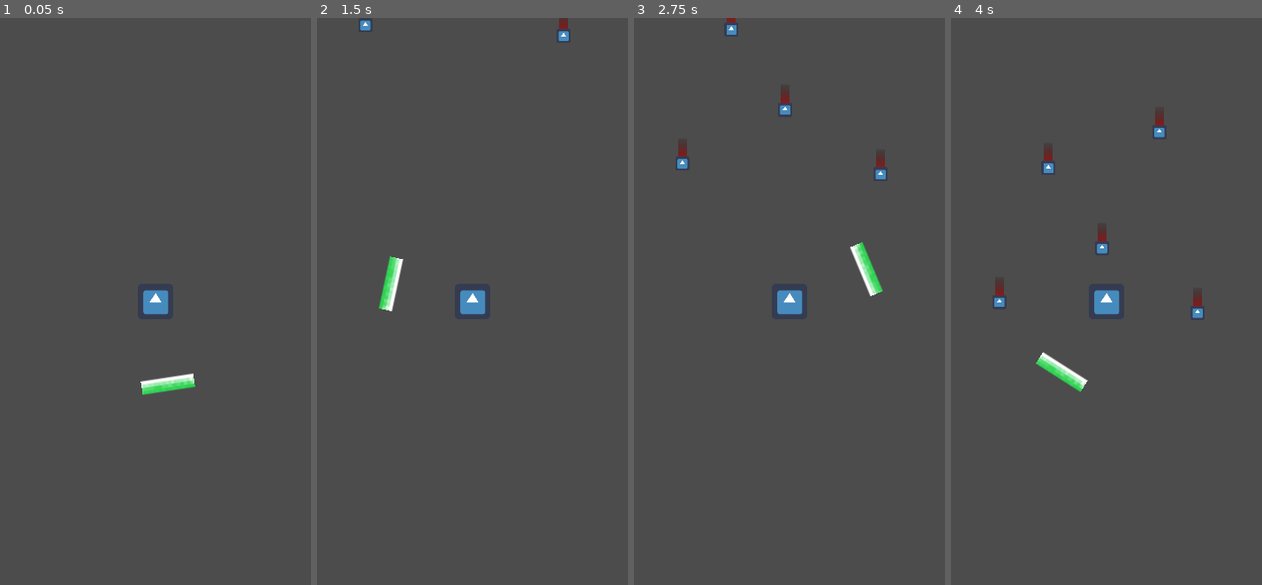
Above: before the commit, frames 1-4 (left to right).
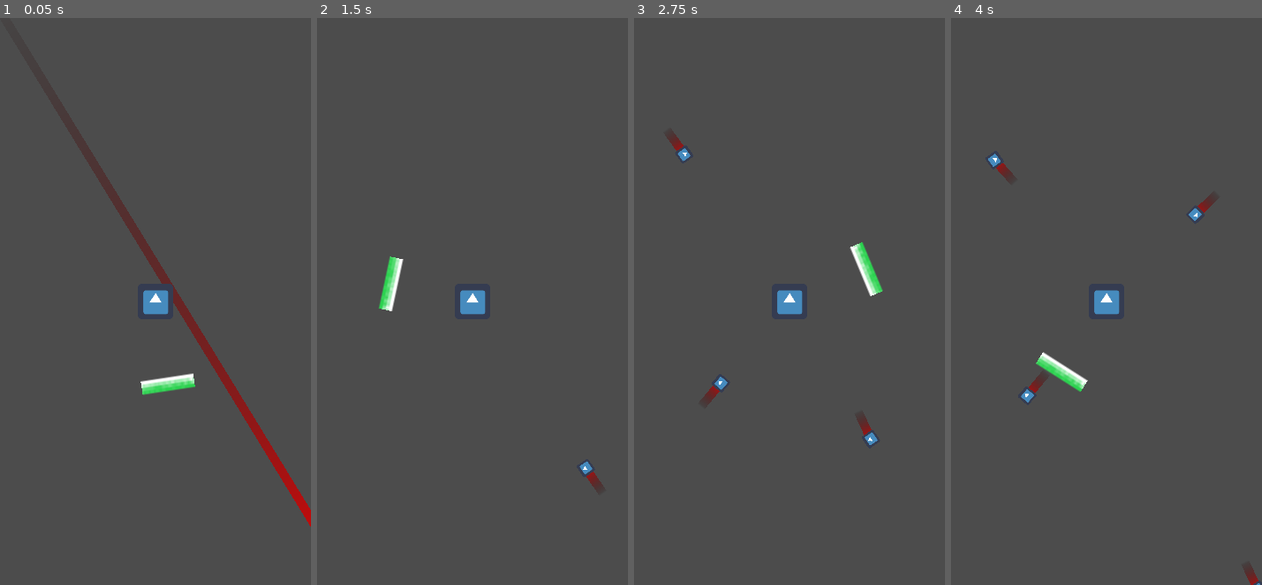
Above: after the commit, the same moments.

Repository: diegoportela99/QuickVoider
Game: Godot game, scene res://Scenes/Main.tscn
Same seed, same stepped clock (60 frames per second), same inputs: the game is played once before the commit and once after it. The engine's default icon, where the game draws it, is replaced by a stand-in: a white triangle on a blue panel in a dark square.
Inputs:
- Up to frame 1 (0.05 s): no input
- Up to frame 2 (1.5 s): no input
- Up to frame 3 (2.75 s): no input
- Up to frame 4 (4 s): no input

The runs differ from the first frame. In frame 1, 2.0% of the frame differs, in the area x 29-100%, y 26-90%; in frame 2, 0.3%; in frame 3, 0.8%; in frame 4, 1.1%.

Commit message:
added enemy looks at center, added basic functionality:

Diff:
--- a/Assets/Enemy/Player.tscn
+++ b/Assets/Enemy/Enemy.tscn
@@ -1,6 +1,6 @@
 [gd_scene load_steps=6 format=2]
 
-[ext_resource path="res://Assets/Enemy/Script/Player.gd" type="Script" id=1]
+[ext_resource path="res://Assets/Enemy/Script/Enemy.gd" type="Script" id=1]
 [ext_resource path="res://icon.png" type="Texture" id=2]
 [ext_resource path="res://Assets/Enemy/Trail/Trail.tscn" type="PackedScene" id=3]
 
@@ -11,11 +11,9 @@
 colors = PoolColorArray( 0, 0, 0, 0, 1, 0, 0, 1 )
 
 [node name="Enemy" type="KinematicBody2D"]
+position = Vector2( 88, 160 )
+rotation = -1.5708
 script = ExtResource( 1 )
-__meta__ = {
-"_edit_lock_": true
-}
-speed = 50
 
 [node name="CollisionShape2D" type="CollisionShape2D" parent="."]
 shape = SubResource( 1 )
--- a/Assets/Enemy/Script/Player.gd
+++ b/Assets/Enemy/Script/Enemy.gd
@@ -2,11 +2,11 @@
 
 signal collided
 
-export (int) var speed = 175
-var velocity = Vector2()
+export (int) var speed = 60
+var velocity = Vector2(0, 1)
 
 func _ready():
-	velocity = Vector2(0,1)
+	_set_rotation()
 
 func _physics_process(delta):
 	velocity = velocity.normalized() * speed
@@ -14,3 +14,6 @@
 	if collision_info:
 		velocity = velocity.bounce(collision_info.normal)
 		emit_signal('collided', collision_info)
+
+func _set_rotation():
+	velocity = velocity.rotated(rotation) * speed
--- a/Scenes/Enemy.gd
+++ /dev/null
@@ -1,5 +0,0 @@
-extends Node2D
-
-
-func _ready():
-	pass
--- /dev/null
+++ b/Scenes/EnemySpawner.gd
@@ -0,0 +1,11 @@
+extends Node2D
+
+var loaded = false
+func _process(delta):
+	if !loaded:
+		for enemies in get_children():
+			enemies.look_at(get_parent().get_node("Player/PlayerProtect").position)
+			enemies._set_rotation()
+		loaded = true
+	else:
+		self.visible = true
--- a/Scenes/Main.tscn
+++ b/Scenes/Main.tscn
@@ -3,13 +3,19 @@
 [ext_resource path="res://Scenes/Main.gd" type="Script" id=1]
 [ext_resource path="res://Assets/Platform/Platform.tscn" type="PackedScene" id=2]
 [ext_resource path="res://Assets/PlayerProtect/PlayerProtect.tscn" type="PackedScene" id=3]
-[ext_resource path="res://Scenes/Enemy.gd" type="Script" id=4]
-[ext_resource path="res://Assets/Enemy/Player.tscn" type="PackedScene" id=5]
+[ext_resource path="res://Scenes/EnemySpawner.gd" type="Script" id=4]
+[ext_resource path="res://Assets/Enemy/Enemy.tscn" type="PackedScene" id=5]
 
 [node name="Main" type="Node2D"]
 script = ExtResource( 1 )
+__meta__ = {
+"_edit_lock_": true
+}
 
 [node name="Player" type="Node2D" parent="."]
+__meta__ = {
+"_edit_lock_": true
+}
 
 [node name="Platform" parent="Player" instance=ExtResource( 2 )]
 position = Vector2( 88, 160 )
@@ -17,27 +23,28 @@
 [node name="PlayerProtect" parent="Player" instance=ExtResource( 3 )]
 position = Vector2( 88, 160 )
 
-[node name="Enemy" type="Node2D" parent="."]
-position = Vector2( 78.9476, -9.50407 )
-script = ExtResource( 4 )
-
-[node name="Enemy" parent="Enemy" instance=ExtResource( 5 )]
-position = Vector2( -17.2915, -90.7804 )
-
-[node name="Enemy2" parent="Enemy" instance=ExtResource( 5 )]
-position = Vector2( 32.9619, -106.991 )
-
-[node name="Enemy3" parent="Enemy" instance=ExtResource( 5 )]
-position = Vector2( -39.4463, -30.2601 )
-
-[node name="Enemy4" parent="Enemy" instance=ExtResource( 5 )]
-position = Vector2( 7.02467, -54.5763 )
-
-[node name="Enemy5" parent="Enemy" instance=ExtResource( 5 )]
-position = Vector2( 50.2534, -25.3969 )
-
 [node name="Camera2D" type="Camera2D" parent="."]
 offset = Vector2( 88, 160 )
 current = true
 zoom = Vector2( 0.8, 0.8 )
 smoothing_enabled = true
+__meta__ = {
+"_edit_lock_": true
+}
+
+[node name="EnemySpawner" type="Node2D" parent="."]
+visible = false
+position = Vector2( 88, 160 )
+script = ExtResource( 4 )
+
+[node name="Enemy" parent="EnemySpawner" instance=ExtResource( 5 )]
+position = Vector2( 210.646, -205.834 )
+
+[node name="Enemy8" parent="EnemySpawner" instance=ExtResource( 5 )]
+position = Vector2( -144.233, -199.663 )
+
+[node name="Enemy9" parent="EnemySpawner" instance=ExtResource( 5 )]
+position = Vector2( -137.897, 162.171 )
+
+[node name="Enemy10" parent="EnemySpawner" instance=ExtResource( 5 )]
+position = Vector2( 100.442, 148.748 )
Not shown, added: export_presets.cfg
